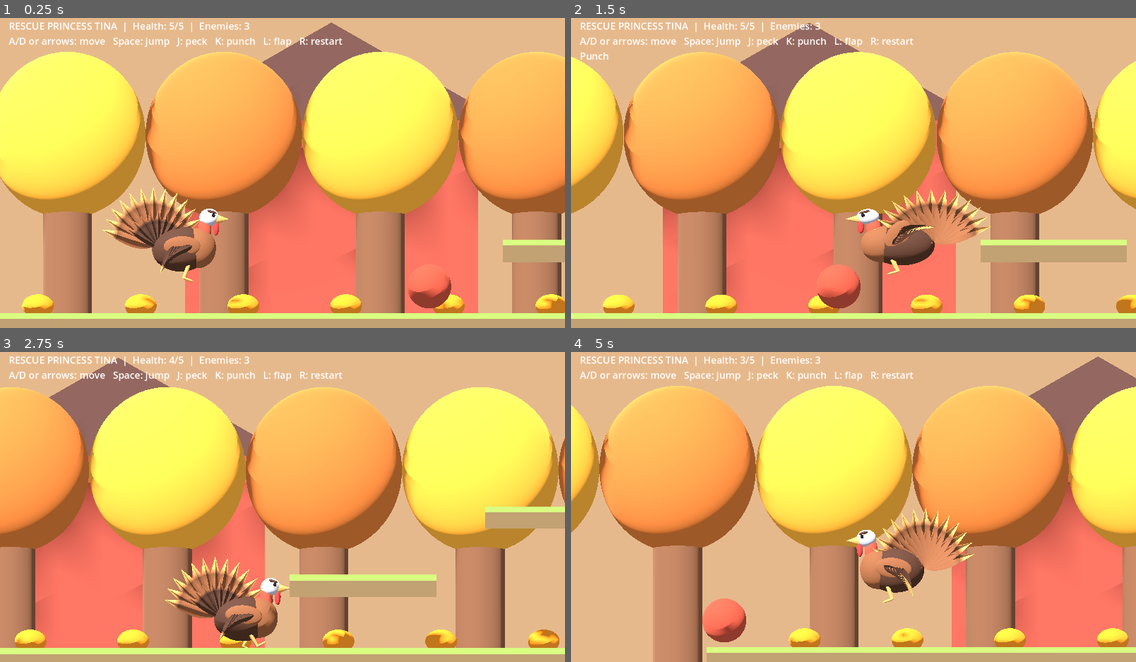
Above: before the commit, frames 1-4 (two rows, left to right).
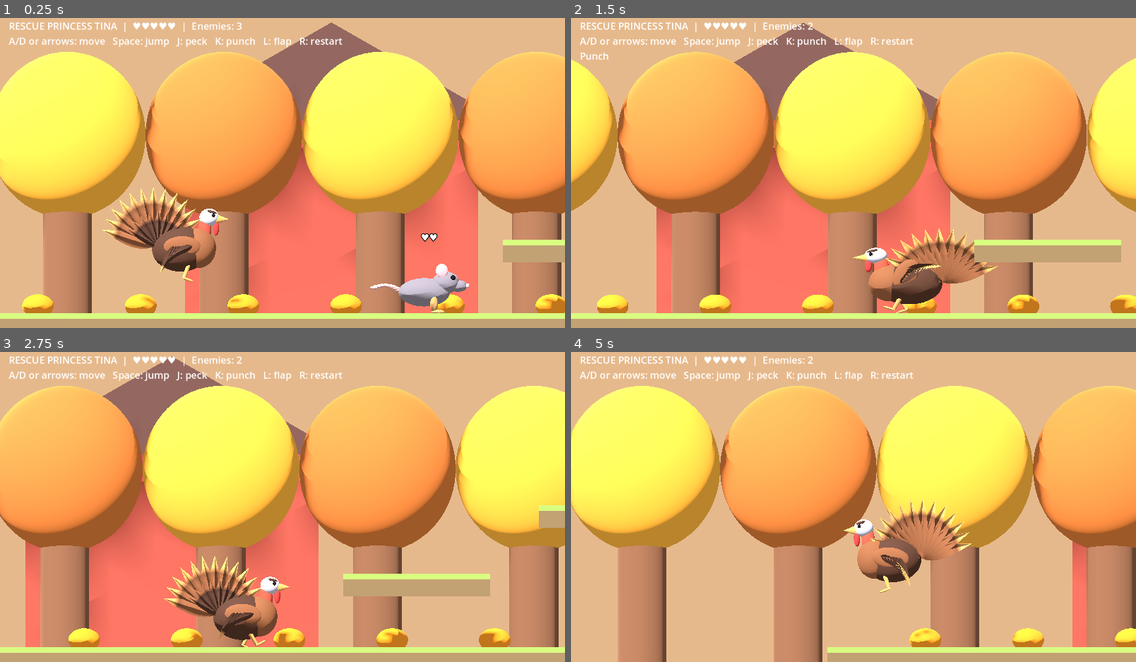
Above: after the commit, the same moments.

Repository: bowr39/TurkeyTime
Game: Godot game, scene res://main.tscn
Two runs of this game, one before a commit and one after it. Both use one fixed random seed, a clock stepped at 60 frames per second and the inputs below.
Inputs (mouse positions are in pixels of both pictures, inside the frame that each line leads up to):
- Up to frame 1 (0.25 s): no input
- Up to frame 2 (1.5 s): move the mouse to (977, 154) at 0.52 s; hold D 0.53-1.28 s; tap J at 0.6 s; click (977, 154) at 0.67 s; tap Space at 0.77, 1.07 s; tap K at 0.8, 1.35 s; move the mouse to (740, 185) at 1.27 s; hold A from 1.28 s (still down); click (740, 185) at 1.42 s
- Up to frame 3 (2.75 s): tap Space at 1.52, 1.82 s; tap L at 1.55, 2.1 s; move the mouse to (339, 432) at 2.02 s; release A at 2.03 s; hold D from 2.03 s (still down); click (339, 432) at 2.17 s; tap J at 2.3 s
- Up to frame 4 (5 s): move the mouse to (825, 565) at 2.77 s; tap J at 2.85, 4.55 s; click (825, 565) at 2.92 s; tap Space at 3.02, 3.32, 3.77, 4.07, 4.52, 4.82 s; tap K at 3.05, 3.6 s; move the mouse to (1023, 550) at 3.52 s; release D at 3.53 s; hold A from 3.53 s (still down); click (1023, 550) at 3.67 s; tap L at 3.8, 4.35 s; move the mouse to (684, 454) at 4.27 s; click (684, 454) at 4.42 s

The runs differ from the first frame. In frame 1, 1.5% of the frame differs, in the area x 9-84%, y 1-96%; in frame 2, 17%; in frame 3, 57%; in frame 4, 73%, in the area x 0-100%, y 1-100%.

Commit message:
Implement enemy telegraphs, distinct attack timing, health indicators and heart HUD

Diff:
--- a/main.gd
+++ b/main.gd
@@ -101,8 +101,24 @@
 	player.add_child(turkey)
 	for x in [5.0, 16.0, 25.0]:
 		var e := actor(Vector3(x,1,0))
-		ball(e,Vector3.ZERO,Vector3(0.9,0.9,0.9),Color("#a74636"))
-		e.set_meta("hp",3)
+		var kind := enemies.size()
+		var model = preload("res://enemy_model.gd").new()
+		model.kind = kind
+		e.add_child(model)
+		e.set_meta("model",model)
+		e.set_meta("kind",kind)
+		e.set_meta("hp",[2,3,5][kind])
+		e.set_meta("state","patrol")
+		e.set_meta("timer",0.0)
+		e.set_meta("dir",1.0)
+		e.set_meta("stun",0.0)
+		var label := Label3D.new()
+		label.position = Vector3(0,1.0,0)
+		label.font_size = 38
+		label.pixel_size = 0.005
+		label.billboard = BaseMaterial3D.BILLBOARD_ENABLED
+		e.add_child(label)
+		e.set_meta("label",label)
 		e.set_meta("home",x)
 		enemies.append(e)
 	camera = Camera3D.new()
@@ -135,6 +151,9 @@
 		if absf(delta.y) < 1.4 and absf(delta.x) <= reach and delta.x*facing >= -0.15:
 			e.set_meta("hp",int(e.get_meta("hp"))-damage)
 			e.velocity.x = facing*push
+			e.set_meta("stun",0.22)
+			e.set_meta("state","recover")
+			e.set_meta("timer",0.35)
 			if int(e.get_meta("hp")) <= 0:
 				enemies.erase(e)
 				e.queue_free()
@@ -185,15 +204,52 @@
 		hp = 5
 	for e in enemies:
 		var home: float = e.get_meta("home")
-		var target := player.position.x if absf(player.position.x-home)<3 else home
-		e.velocity.x = move_toward(e.velocity.x,signf(target-e.position.x)*1.7,5*dt)
+		var kind: int = e.get_meta("kind")
+		var state: String = e.get_meta("state")
+		var timer: float = maxf(0,float(e.get_meta("timer"))-dt)
+		var stun: float = maxf(0,float(e.get_meta("stun"))-dt)
+		var distance := absf(player.position.x-e.position.x)
+		var direction := signf(player.position.x-e.position.x)
+		var desired := 0.0
+		if stun>0:
+			desired = e.velocity.x*0.85
+		elif state=="warn":
+			if timer<=0:
+				state = "strike"
+				timer = 0.25 if kind==0 else 0.38
+		elif state=="strike":
+			desired = float(e.get_meta("dir"))*(8.0 if kind==0 else 6.5 if kind==1 else 3.8)
+			if timer<=0:
+				state = "recover"
+				timer = 0.65 if kind==0 else 0.9 if kind==1 else 1.2
+		elif state=="recover":
+			if timer<=0:
+				state = "patrol"
+		else:
+			if distance<2.3 and absf(player.position.y-e.position.y)<1.0:
+				state = "warn"
+				timer = 0.28 if kind==0 else 0.42 if kind==1 else 0.65
+				e.set_meta("dir",direction)
+			elif distance<4.0:
+				desired = direction*(3.2 if kind==0 else 2.3 if kind==1 else 1.3)
+			else:
+				desired = clampf(home-e.position.x,-1.0,1.0)
+		e.set_meta("state",state)
+		e.set_meta("timer",timer)
+		e.set_meta("stun",stun)
+		e.velocity.x = move_toward(e.velocity.x,desired,24*dt)
+		var model: Node3D = e.get_meta("model")
+		model.call("animate",dt,e.velocity.x,state)
+		var label: Label3D = e.get_meta("label")
+		label.text = ("!  " if state=="warn" else "")+"♥".repeat(int(e.get_meta("hp")))
+		label.modulate = Color.ORANGE_RED if state=="warn" else Color.WHITE
 		e.velocity.y -= 20*dt
 		e.move_and_slide()
 		e.position.z = 0
 		if e.position.y < -8:
 			e.position = Vector3(home,2,0)
 			e.velocity = Vector3.ZERO
-		if e.position.distance_to(player.position)<0.95 and invulnerable <= 0:
+		if e.position.distance_to(player.position)<1.0 and invulnerable <= 0 and state=="strike":
 			hp -= 1
 			invulnerable = 1.2
 			player.velocity = Vector3(-facing*6,5,0)
@@ -207,4 +263,4 @@
 		return
 	camera.position.x = lerpf(camera.position.x,player.position.x+facing*2,dt*5)
 	camera.position.y = lerpf(camera.position.y,maxf(3,player.position.y+1),dt*5)
-	hud.text = "RESCUE PRINCESS TINA  |  Health: %d/5  |  Enemies: %d\nA/D or arrows: move   Space: jump   J: peck   K: punch   L: flap   R: restart\n%s" % [hp,enemies.size(),attack_name if attack_timer>0 else ""]
+	hud.text = "RESCUE PRINCESS TINA  |  %s  |  Enemies: %d\nA/D or arrows: move   Space: jump   J: peck   K: punch   L: flap   R: restart\n%s" % ["♥".repeat(hp)+"♡".repeat(5-hp),enemies.size(),attack_name if attack_timer>0 else ""]
